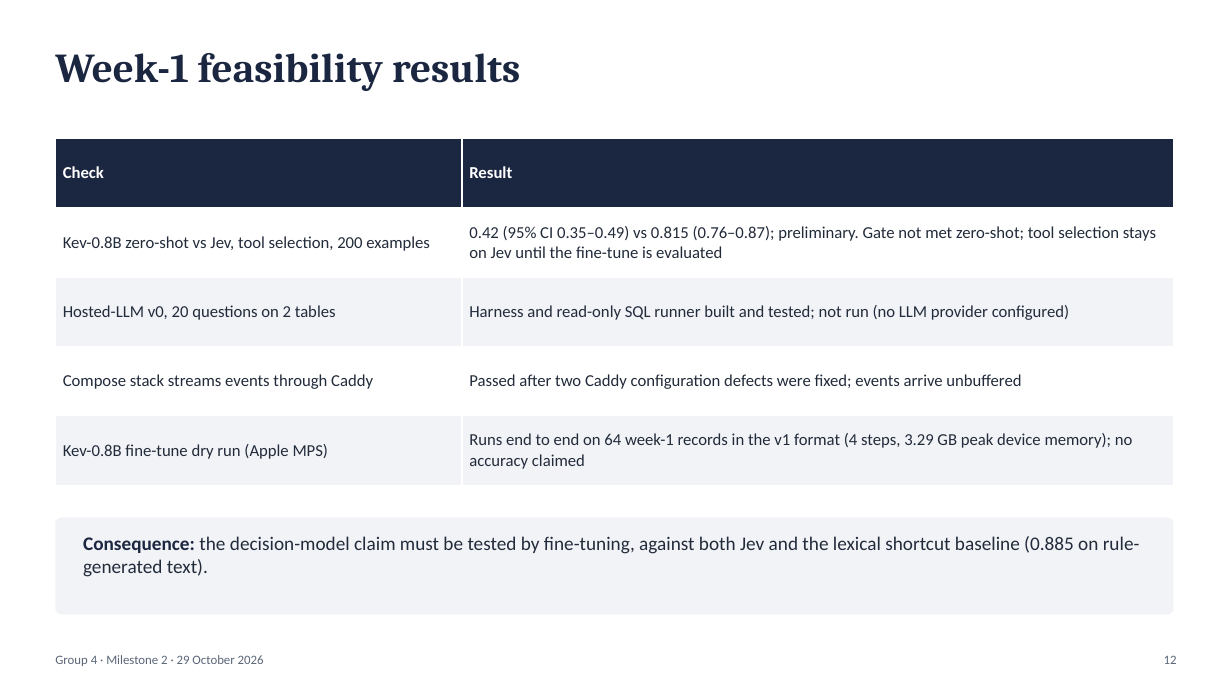
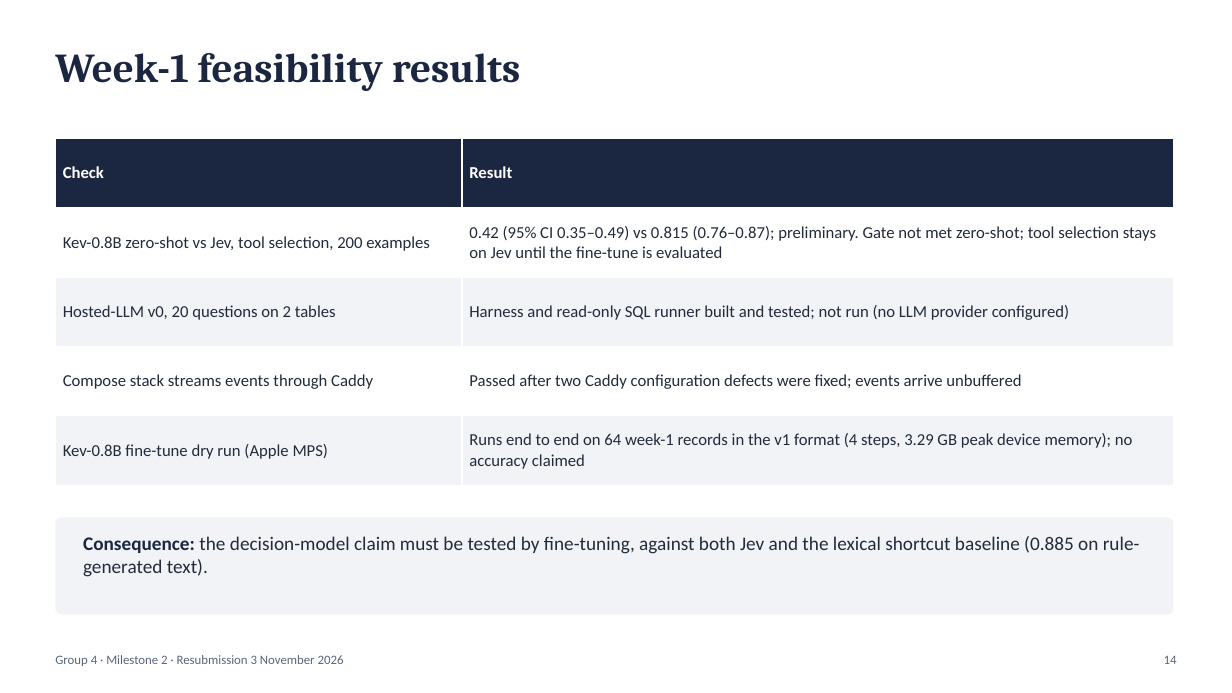
Before and after one commit to sathyaIITM/Group-4-DS-and-AI-Lab-Project, a slide deck: slide 14 of docs/Milestone2_TA_Presentation.pptx (slide 12 before the commit). Drawn at 1232x693 pixels with LibreOffice and Linux fonts; fonts in the diff are those of the drawing. Boxes give left, top, right and bottom in pixels: in the first picture for what was removed or moved away, otherwise in the second. Text is boxed around its words. In the diff, an @@ line names an element or a change of style, - is before the commit and + after.

```diff
--- a/docs/Milestone2_TA_Presentation.pptx
+++ b/docs/Milestone2_TA_Presentation.pptx
@@ text at [55, 655, 344, 666]: text changed @@
-Group 4 · Milestone 2 · 29 October 2026
+Group 4 · Milestone 2 · Resubmission 3 November 2026
@@ text at [1164, 656, 1177, 664]: text changed @@
-12
+14
```
Also in this commit, not shown: 13 other slides changed, 2 slides added, 49 other files.
